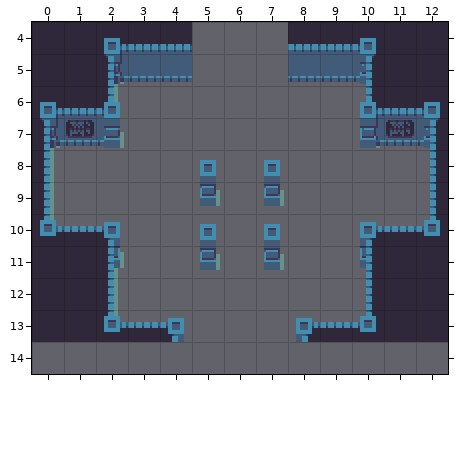
Two versions of a level (Tiled map, DunkelHeld/resources/levels/entrance.tmx). The first picture shows the starting point.
Cells are 16x16 px. Shown: x 0..12, y 4..14.
And afterwards:
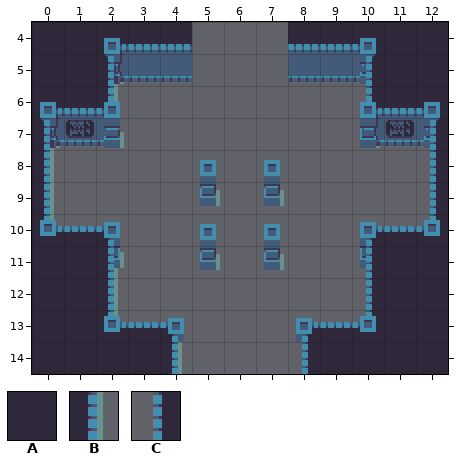
Key: from "tiles": A 7, B 15, C 17.
_ is an empty cell, . an unchanged one.
Change:
--- layer "Tiles"
@@ x 0..12 @@
-14 _____..._____
+14 AAAAB...CAAAA
